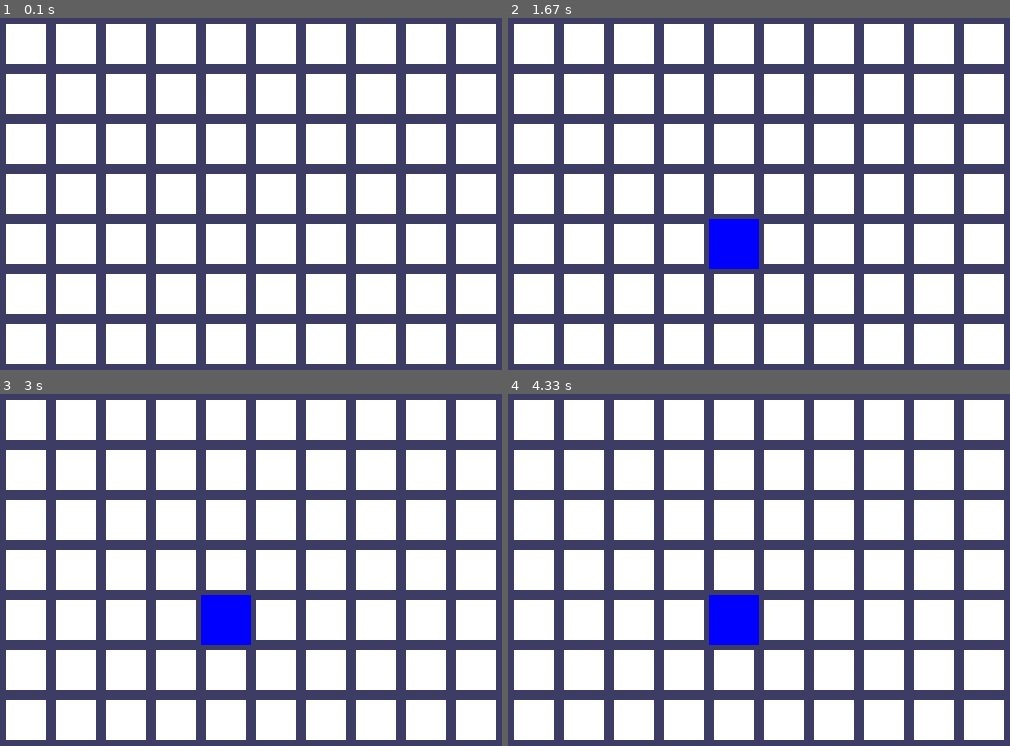
Above: before the commit, frames 1-4 (two rows, left to right).
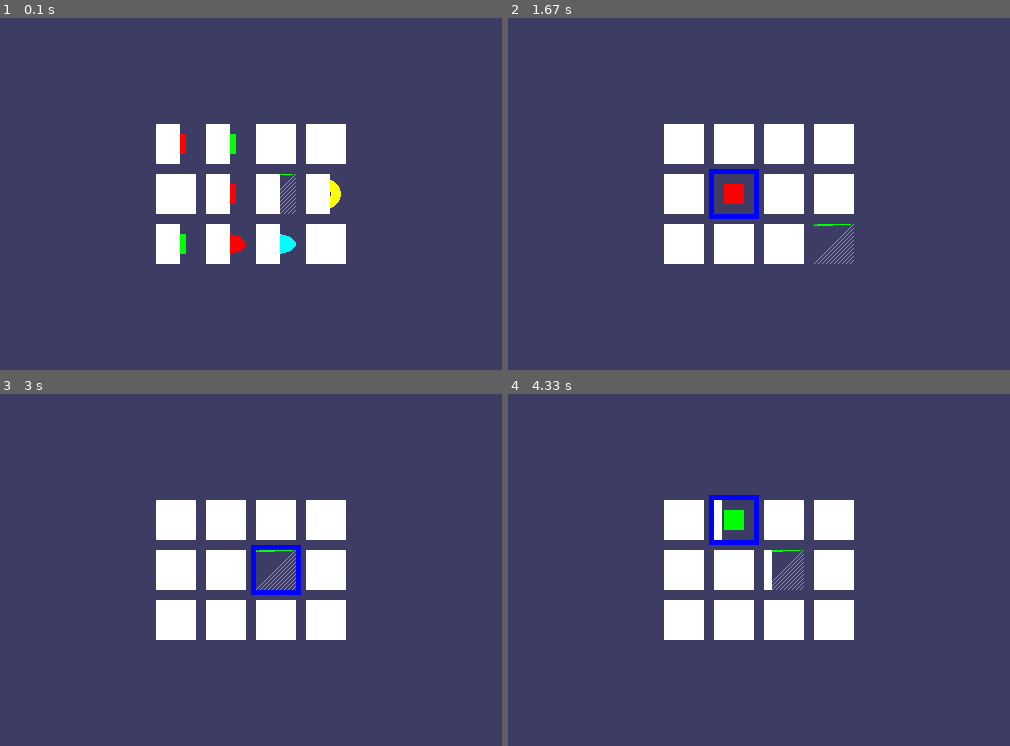
Above: after the commit, the same moments.

Repository: Erislash/MakingGameswithPythonPygame
Game: pygame game, started from Chapter 3 - Memory Puzzle/main.py
The game is run twice, just before and just after one commit, with the same random seed, the same clock (stepped at 60 frames per second) and the same inputs.
Inputs (mouse positions are in pixels of both pictures, inside the frame that each line leads up to):
- Up to frame 1 (0.1 s): no input
- Up to frame 2 (1.67 s): press the mouse at (999, 366) at 0.87 s; move the mouse to (919, 303) at 0.97 s; release the mouse at (839, 239) at 1.1 s; click (743, 176) at 1.22 s
- Up to frame 3 (3 s): press the mouse at (235, 552) at 2.37 s; move the mouse to (311, 492) at 2.47 s; release the mouse at (381, 436) at 2.6 s; press the mouse at (326, 619) at 2.7 s; move the mouse to (271, 577) at 2.8 s; release the mouse at (215, 531) at 2.93 s
- Up to frame 4 (4.33 s): no input

The runs differ from the first frame. In frame 1, 55% of the frame differs, in the area x 1-99%, y 1-99%; in frame 2, 56%; in frame 3, 55%; in frame 4, 56%.

Commit message:
Chapter 3 done

Diff:
--- a/Chapter 3 - Memory Puzzle/main.py
+++ b/Chapter 3 - Memory Puzzle/main.py
@@ -11,8 +11,6 @@
         self.color = color
 
 
-pygame.init()
-
 FPS = 30
 
 WINDOW_SIZE = {
@@ -20,20 +18,22 @@
     'height': 480
 }
 
+# Speed of the cover and uncover box
 ANIMATION_SPEED = 8
 
 BOX_SIZE = 40
 GAP = 10
-COLUMNS = 10
-ROWS = 7
+COLUMNS = 4
+ROWS = 3
 assert ((COLUMNS * ROWS) % 2 == 0), 'The board MUST have an even number of boxes'
 
+# Margins of the board -- (Window's size - Total space filled by boxes) / 2
 MARGINS = {
     'x': int((WINDOW_SIZE['width'] - (BOX_SIZE + GAP) * COLUMNS) / 2),
     'y': int((WINDOW_SIZE['height'] - (BOX_SIZE + GAP) * ROWS) / 2)
 }
 
-#           R     G     B
+# Colors
 GRAY = (100, 100, 100)
 NAVYBLUE = (60, 60, 100)
 WHITE = (255, 255, 255)
@@ -45,9 +45,12 @@
 PURPLE = (255, 0, 255)
 CYAN = (0, 255, 255)
 
+# Background color
 BACKGROUND = NAVYBLUE
+# Light background color
 LBACKGROUND = GRAY
 BOX_COLOR = WHITE
+# Box highlight color
 HIGHLIGHT = BLUE
 
 DONUT = 'donut'
@@ -56,9 +59,12 @@
 LINES = 'lines'
 OVAL = 'oval'
 
-COLORS = [GRAY, NAVYBLUE, WHITE, RED, GREEN, BLUE, YELLOW, ORANGE, PURPLE, CYAN]
+COLORS = [GRAY, WHITE, RED, GREEN, BLUE, YELLOW, ORANGE, PURPLE, CYAN]
 SHAPES = [DONUT, SQUARE, DIAMOND, LINES, OVAL]
+# Making sure there's enough color/shapes combinations to fill the board
 assert (len(COLORS) * len(SHAPES) * 2 >= COLUMNS * ROWS), 'Board is too big for the number of possible icons'
+
+pygame.init()
 
 CLOCK = pygame.time.Clock()
 SCREEN = pygame.display.set_mode((WINDOW_SIZE['width'], WINDOW_SIZE['height']), 0, 32)
@@ -77,9 +83,12 @@
 
     firstSelect = None
     # startGameAnimation(mainBoard)
+    startGameAnimation(mainBoard)
     # Main game loop
     while True:
         mouseClicked = False
+        SCREEN.fill(NAVYBLUE)
+        drawBoard(mainBoard, revealedBoard)
 
         events = pygame.event.get()
         for event in events:
@@ -91,13 +100,10 @@
                 mousePos['y'] = event.pos[1]
             elif event.type == MOUSEBUTTONUP:
                 mousePos['x'] = event.pos[0]
-                mousePos['y'] = event.pos[0]
+                mousePos['y'] = event.pos[1]
                 mouseClicked = True
 
         box_X, box_Y = getBoxAtCoords(mousePos['x'], mousePos['y'])
-
-        SCREEN.fill(NAVYBLUE)
-        drawBoard(mainBoard, revealedBoard)
 
         if box_X is not None and box_Y is not None:
             if not revealedBoard[box_X][box_Y]:
@@ -105,6 +111,23 @@
 
             if not revealedBoard[box_X][box_Y] and mouseClicked:
                 revealBoxAnimation(mainBoard, [(box_X, box_Y)])
+                revealedBoard[box_X][box_Y] = True
+
+                if firstSelect == None:
+                    firstSelect = (box_X, box_Y)
+                else:
+                    firstIconShape, firstIconColor = getIcon(mainBoard, firstSelect[0], firstSelect[1])
+                    secondIconShape, secondIconColor = getIcon(mainBoard, box_X, box_Y)
+                    if firstIconColor != secondIconColor or firstIconShape != secondIconShape:
+                        pygame.time.wait(1000)
+                        coverBoxAnimation(mainBoard, [(firstSelect[0], firstSelect[1]), (box_X, box_Y)])
+                        revealedBoard[firstSelect[0]][firstSelect[1]] = False
+                        revealedBoard[box_X][box_Y] = False
+                    elif hasWon(revealedBoard):
+                        gameWonAnimation(mainBoard)
+                        pygame.time.wait(2000)
+
+                    firstSelect = None
 
         pygame.display.update()
         CLOCK.tick(FPS)
@@ -121,9 +144,11 @@
     icons: list[Icon] = []
     for color in COLORS:
         for shape in SHAPES:
-            icons.append(Icon(color, shape))
+            icons.append(Icon(shape, color))
     random.shuffle(icons)
+    # How many icons do I need to fill the main board.
     iconsNeeded: int = int((COLUMNS * ROWS) / 2)
+    # Double the icons in list the get a couple of each icon
     icons = icons[:iconsNeeded] * 2
     random.shuffle(icons)
     return icons
@@ -133,9 +158,9 @@
     icons = getIcons()
 
     board: list[list[Icon]] = []
-    for x in range(ROWS):
+    for x in range(COLUMNS):
         column: list[Icon] = []
-        for y in range(COLUMNS):
+        for y in range(ROWS):
             column.append(icons[0])
             del icons[0]
         board.append(column)
@@ -143,6 +168,7 @@
 
 
 def originBoxCoords(box_X: int, box_Y: int) -> tuple:
+    # Get the origin in pixels of a specific box
     left = box_X * (BOX_SIZE + GAP) + MARGINS['x']
     top = box_Y * (BOX_SIZE + GAP) + MARGINS['y']
     return left, top
@@ -151,6 +177,13 @@
 def getIcon(mainBoard: list[list[Icon]], box_X: int, box_Y: int) -> tuple:
     icon = mainBoard[box_X][box_Y]
     return icon.shape, icon.color
+
+
+def splitIntoGroups(groupSize, list):
+    result = []
+    for i in range(0, len(list), groupSize):
+        result.append(list[i:i + groupSize])
+    return result
 
 
 def drawIcon(shape, color, box_X, box_Y):
@@ -163,7 +196,7 @@
         pygame.draw.circle(SCREEN, color, (left + half, top + half), half - 5)
         pygame.draw.circle(SCREEN, BACKGROUND, (left + half, top + half), quarter - 5)
     elif shape == SQUARE:
-        pygame.draw.rect(SCREEN, color, (left + quarter, top + quarter), BOX_SIZE - half, BOX_SIZE - half)
+        pygame.draw.rect(SCREEN, color, (left + quarter, top + quarter, BOX_SIZE - half, BOX_SIZE - half))
     elif shape == DIAMOND:
         pygame.draw.polygon(SCREEN, color, ((left + half, top), (left + BOX_SIZE - 1, top + half),
                                             (left + half, top + BOX_SIZE - 1), (left, top + half)))
@@ -179,7 +212,6 @@
     for box_X in range(COLUMNS):
         for box_Y in range(ROWS):
             left, top = originBoxCoords(box_X, box_Y)
-
             if not revealedBoard[box_X][box_Y]:
                 pygame.draw.rect(SCREEN, BOX_COLOR, (left, top, BOX_SIZE, BOX_SIZE))
             else:
@@ -200,7 +232,6 @@
 def highlightBox(box_X, box_Y):
     left, top = originBoxCoords(box_X, box_Y)
     pygame.draw.rect(SCREEN, HIGHLIGHT, (left - 5, top - 5, BOX_SIZE + 10, BOX_SIZE + 10))
-    print(left, top)
 
 
 def drawBoxCover(mainBoard, boxes, coverage):
@@ -208,6 +239,7 @@
         left, top = originBoxCoords(box[0], box[1])
         pygame.draw.rect(SCREEN, BACKGROUND, (left, top, BOX_SIZE, BOX_SIZE))
         shape, color = getIcon(mainBoard, box[0], box[1])
+        drawIcon(shape, color, box[0], box[1])
         if coverage > 0:
             pygame.draw.rect(SCREEN, BOX_COLOR, (left, top, coverage, BOX_SIZE))
 
@@ -216,7 +248,7 @@
 
 
 def revealBoxAnimation(mainBoard: list[list[Icon]], boxes):
-    for coverage in range(BOX_SIZE, (-ANIMATION_SPEED) - 1, ANIMATION_SPEED):
+    for coverage in range(BOX_SIZE, (-ANIMATION_SPEED) - 1, -ANIMATION_SPEED):
         drawBoxCover(mainBoard, boxes, coverage)
 
 
@@ -225,6 +257,41 @@
         drawBoxCover(mainBoard, boxesToCover, coverage)
 
 
+def startGameAnimation(mainBoard):
+    coverBoxes = generateBoxesData(False)
+    boxes = []
+    for x in range(COLUMNS):
+        for y in range(ROWS):
+            boxes.append((x, y))
+    random.shuffle(boxes)
+    boxGroups = splitIntoGroups(8, boxes)
+
+    drawBoard(mainBoard, coverBoxes)
+    for boxGroup in boxGroups:
+        revealBoxAnimation(mainBoard, boxGroup)
+        coverBoxAnimation(mainBoard, boxGroup)
+
+
+def gameWonAnimation(mainBoard):
+    coveredBoxes = generateBoxesData(True)
+    color1 = LBACKGROUND
+    color2 = BACKGROUND
+
+    for i in range(13):
+        color1, color2 = color2, color1
+        SCREEN.fill(color1)
+        drawBoard(mainBoard, coveredBoxes)
+        pygame.display.update()
+        pygame.time.wait(300)
+
+
+def hasWon(revealedBoxes):
+    for i in revealedBoxes:
+        if False in i:
+            return False
+    return True
+
+
 # Press the green button in the gutter to run the script.
 if __name__ == '__main__':
     main()
